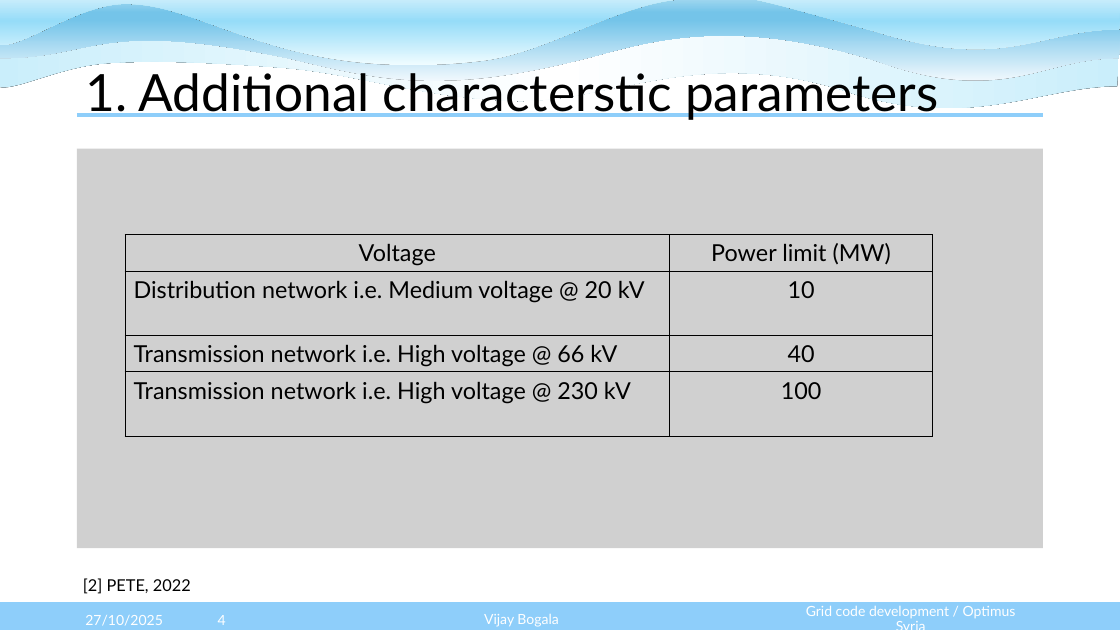
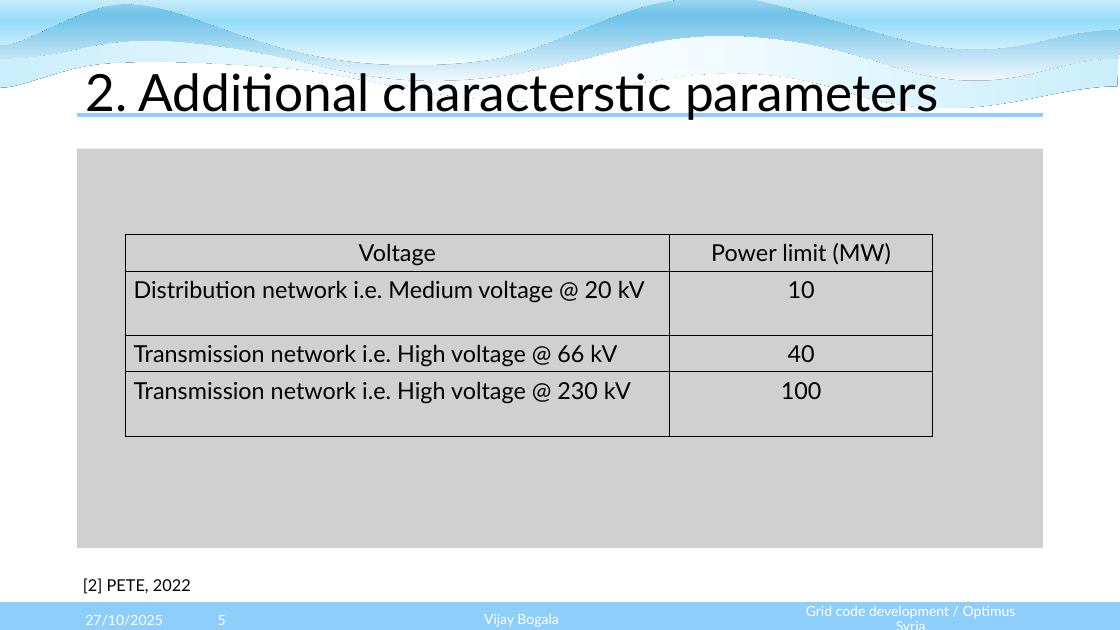
Before and after one commit to Karim-bakhtyar/Optimus-Syria-WEC, a slide deck: slide 5 of 3_Presentations/week 5/Week_5 Team Grid Code Development WEC 2025.pptx (slide 4 before the commit). Drawn at 1120x630 pixels with LibreOffice and Linux fonts; fonts in the diff are those of the drawing; grey boxes stand for pictures. Boxes give left, top, right and bottom in pixels: in the first picture for what was removed or moved away, otherwise in the second. Text is boxed around its words. In the diff, an @@ line names an element or a change of style, - is before the commit and + after.

```diff
--- a/3_Presentations/week 5/Week_5 Team Grid Code Development WEC 2025.pptx
+++ b/3_Presentations/week 5/Week_5 Team Grid Code Development WEC 2025.pptx
@@ title at [85,66,938,120]: text changed @@
-1. Additional characterstic parameters
+2. Additional characterstic parameters
@@ page number at [218,615,226,625]: text changed @@
-4
+5
```
Also in this commit, not shown: 4 other slides changed, 1 slide added.
